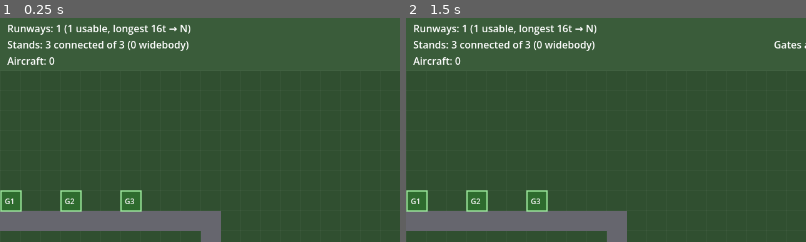
Above: before the commit, frames 1-2 (left to right).
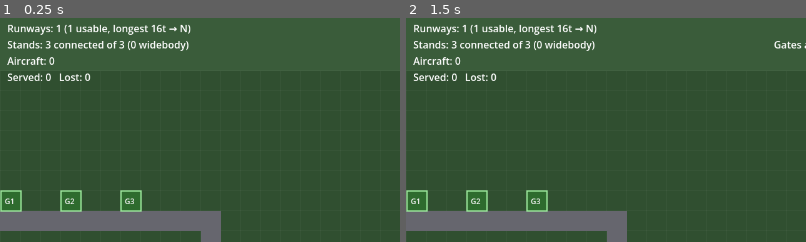
Above: after the commit, the same moments.

Repository: gerp93/airport
Game: Godot game, scene res://Main.tscn
Same seed, same stepped clock (60 frames per second), same inputs: the game is played once before the commit and once after it.
Inputs:
- Up to frame 1 (0.25 s): no input
- Up to frame 2 (1.5 s): click "Select" at 0.5 s; click "Taxiway" at 1.25 s
The pictures show only the part of the screen within x 25-75%, y 0-50%; the shares and areas given below are measured in that part.

The runs differ from the first frame. In frame 1, 0.3% of the frame differs, in the area x 2-23%, y 24-29%; in frame 2, 0.3%.

Commit message:
Add game-over state and make reputation recoverable
Reputation could hit zero with no consequence, so there were no stakes. It
now ends the run with a summary panel — time survived, flights served and
lost, on-time rate, total earned — and a restart button.

More importantly, reputation could only ever go down, which made every run a
countdown to an inevitable loss rather than something to manage. Each
completed turnaround now returns +1 reputation (capped at 100), so serving
flights well actually digs you out of a bad patch.

Left completely unattended the starter airport now shuts down around 3:40,
which is the intended "do nothing and you lose" floor.

Also: the default Panel theme is translucent, so the summary was unreadable
over the airport — it gets an opaque StyleBoxFlat and the restart button an
accent style. And every holding aircraft orbited the same anchor with the
same phase, collapsing a stack of waiting traffic into one unreadable blob;
each now gets its own hold radius and phase.

Co-Authored-By: Claude Opus 5 <noreply@anthropic.com>

Diff:
--- a/Main.gd
+++ b/Main.gd
@@ -46,6 +46,9 @@
 
 const REPATH_INTERVAL := 1.5
 const MAX_BLOCK_TIME := 20.0
+# Reputation has to be recoverable, or the game is just a countdown to losing.
+const REP_PER_TURNAROUND := 1
+const REP_MAX := 100
 
 const SPAWN_POS := Vector2(-60.0, 150.0)
 const AIR_ANCHOR := Vector2(110.0, 160.0)
@@ -53,6 +56,10 @@
 var grid: AirportGrid
 var money := 300
 var reputation := 100
+var game_over := false
+var served := 0
+var diverted := 0
+var earned := 0
 var time_elapsed := 0.0
 var next_spawn_at := 5.0
 var plane_id_seq := 1
@@ -96,6 +103,7 @@
 	$UI/Speed1Btn.pressed.connect(_set_speed.bind(1.0))
 	$UI/Speed2Btn.pressed.connect(_set_speed.bind(2.0))
 	$UI/Speed3Btn.pressed.connect(_set_speed.bind(4.0))
+	$UI/GameOverPanel/RestartBtn.pressed.connect(func(): get_tree().reload_current_scene())
 
 	add_log("Airport open. Build taxiways to connect runways and gates.")
 
@@ -189,6 +197,9 @@
 		"hold_timer": 0.0, "max_hold": 18.0,
 		"blocked_timer": 0.0, "repath_timer": 0.0,
 		"state_timer": 0.0, "turnaround": cls["turnaround"],
+		# Each aircraft gets its own hold pattern so a stack of waiting traffic
+		# doesn't collapse into one unreadable blob.
+		"orbit_phase": randf() * TAU, "orbit_radius": 26.0 + randf() * 26.0,
 	})
 	add_log("%s inbound — %s, contract $%d." % [callsign, cls["name"], payout])
 	plane_id_seq += 1
@@ -301,6 +312,7 @@
 
 func divert(p: Dictionary, reason: String, rep_cost: int) -> void:
 	reputation = max(0, reputation - rep_cost)
+	diverted += 1
 	add_log("%s DIVERTED — %s. Reputation -%d." % [p["callsign"], reason, rep_cost])
 	release_plane(p)
 
@@ -429,8 +441,9 @@
 	match p["state"]:
 		"AIR_HOLD":
 			p["air_hold_timer"] += dt
-			var t: float = p["air_hold_timer"] * 1.5
-			var orbit := AIR_ANCHOR + Vector2(sin(t) * 34.0, cos(t) * 22.0)
+			var t: float = p["air_hold_timer"] * 1.2 + p["orbit_phase"]
+			var r: float = p["orbit_radius"]
+			var orbit := AIR_ANCHOR + Vector2(sin(t) * r, cos(t) * r * 0.6)
 			p["heading"] = (orbit - p["pos"]).angle()
 			p["pos"] = p["pos"].move_toward(orbit, FLY_SPEED * dt)
 
@@ -552,6 +565,9 @@
 		"AT_GATE":
 			if p["state_timer"] >= p["turnaround"]:
 				money += p["payout"]
+				earned += p["payout"]
+				served += 1
+				reputation = min(REP_MAX, reputation + REP_PER_TURNAROUND)
 				add_log("%s turnaround complete. +$%d" % [p["callsign"], p["payout"]])
 				p["state"] = "AWAIT_DEPART"
 				p["state_timer"] = 0.0
@@ -712,6 +728,9 @@
 # --- input ---
 
 func _unhandled_input(event: InputEvent) -> void:
+	if game_over:
+		return
+
 	if event is InputEventKey and event.pressed and not event.echo:
 		match event.keycode:
 			KEY_SPACE:
@@ -788,11 +807,32 @@
 
 func _process(delta: float) -> void:
 	# Building stays fully usable while paused, so only the simulation is gated.
-	var dt := 0.0 if paused else delta * speed
+	var dt := 0.0 if (paused or game_over) else delta * speed
 	if dt > 0.0:
 		_simulate(dt)
+		if reputation <= 0:
+			_end_run()
 	_update_hud()
 	queue_redraw()
+
+
+func _end_run() -> void:
+	game_over = true
+	var minutes := int(time_elapsed) / 60
+	var seconds := int(time_elapsed) % 60
+	var handled := served + diverted
+	var rate := 0.0 if handled == 0 else 100.0 * float(served) / float(handled)
+	$UI/GameOverPanel/GameOverLabel.text = (
+		"AIRPORT SHUT DOWN\n\n"
+		+ "The airline authority pulled your licence after\ntoo many diverted flights.\n\n"
+		+ "Survived:        %d:%02d\n" % [minutes, seconds]
+		+ "Flights served:  %d\n" % served
+		+ "Flights lost:    %d\n" % diverted
+		+ "On-time rate:    %.0f%%\n" % rate
+		+ "Total earned:    $%d" % earned
+	)
+	$UI/GameOverPanel.visible = true
+	add_log("GAME OVER — reputation hit zero after %d:%02d." % [minutes, seconds])
 
 
 func _simulate(dt: float) -> void:
@@ -842,9 +882,10 @@
 	for r in grid.runways:
 		if grid.runway_is_usable(r):
 			longest = max(longest, r["cells"].size())
-	stats_label.text = "Runways: %d (%d usable, longest %dt → %s)\nStands: %d connected of %d (%d widebody)\nAircraft: %d" % [
+	stats_label.text = "Runways: %d (%d usable, longest %dt → %s)\nStands: %d connected of %d (%d widebody)\nAircraft: %d\nServed: %d   Lost: %d" % [
 		grid.runways.size(), usable_runways, longest, _runway_capability(longest),
 		connected_gates, grid.gates.size(), wide_stands, planes.size(),
+		served, diverted,
 	]
 
 	match tool:
--- a/Main.tscn
+++ b/Main.tscn
@@ -1,10 +1,34 @@
-[gd_scene load_steps=4 format=3]
+[gd_scene load_steps=6 format=3]
 
 [ext_resource type="Script" path="res://Main.gd" id="1_main"]
 
 [sub_resource type="ButtonGroup" id="ButtonGroup_tools"]
 
 [sub_resource type="ButtonGroup" id="ButtonGroup_speed"]
+
+[sub_resource type="StyleBoxFlat" id="StyleBoxFlat_gameover"]
+bg_color = Color(0.08, 0.1, 0.12, 0.98)
+border_width_left = 2
+border_width_top = 2
+border_width_right = 2
+border_width_bottom = 2
+border_color = Color(0.88, 0.38, 0.33, 1)
+corner_radius_top_left = 6
+corner_radius_top_right = 6
+corner_radius_bottom_right = 6
+corner_radius_bottom_left = 6
+
+[sub_resource type="StyleBoxFlat" id="StyleBoxFlat_restart"]
+bg_color = Color(0.16, 0.42, 0.24, 1)
+border_width_left = 1
+border_width_top = 1
+border_width_right = 1
+border_width_bottom = 1
+border_color = Color(0.55, 0.88, 0.6, 1)
+corner_radius_top_left = 4
+corner_radius_top_right = 4
+corner_radius_bottom_right = 4
+corner_radius_bottom_left = 4
 
 [node name="Main" type="Node2D"]
 script = ExtResource("1_main")
@@ -157,6 +181,33 @@
 horizontal_alignment = 2
 text = "Click a plane to inspect its route."
 
+[node name="GameOverPanel" type="Panel" parent="UI"]
+visible = false
+offset_left = 390.0
+offset_top = 195.0
+offset_right = 890.0
+offset_bottom = 525.0
+theme_override_styles/panel = SubResource("StyleBoxFlat_gameover")
+
+[node name="GameOverLabel" type="Label" parent="UI/GameOverPanel"]
+offset_left = 26.0
+offset_top = 20.0
+offset_right = 474.0
+offset_bottom = 276.0
+theme_override_font_sizes/font_size = 17
+text = ""
+
+[node name="RestartBtn" type="Button" parent="UI/GameOverPanel"]
+offset_left = 175.0
+offset_top = 285.0
+offset_right = 325.0
+offset_bottom = 319.0
+focus_mode = 0
+theme_override_styles/normal = SubResource("StyleBoxFlat_restart")
+theme_override_styles/hover = SubResource("StyleBoxFlat_restart")
+theme_override_styles/pressed = SubResource("StyleBoxFlat_restart")
+text = "New airport"
+
 [node name="LogLabel" type="RichTextLabel" parent="UI"]
 offset_left = 10.0
 offset_top = 642.0
